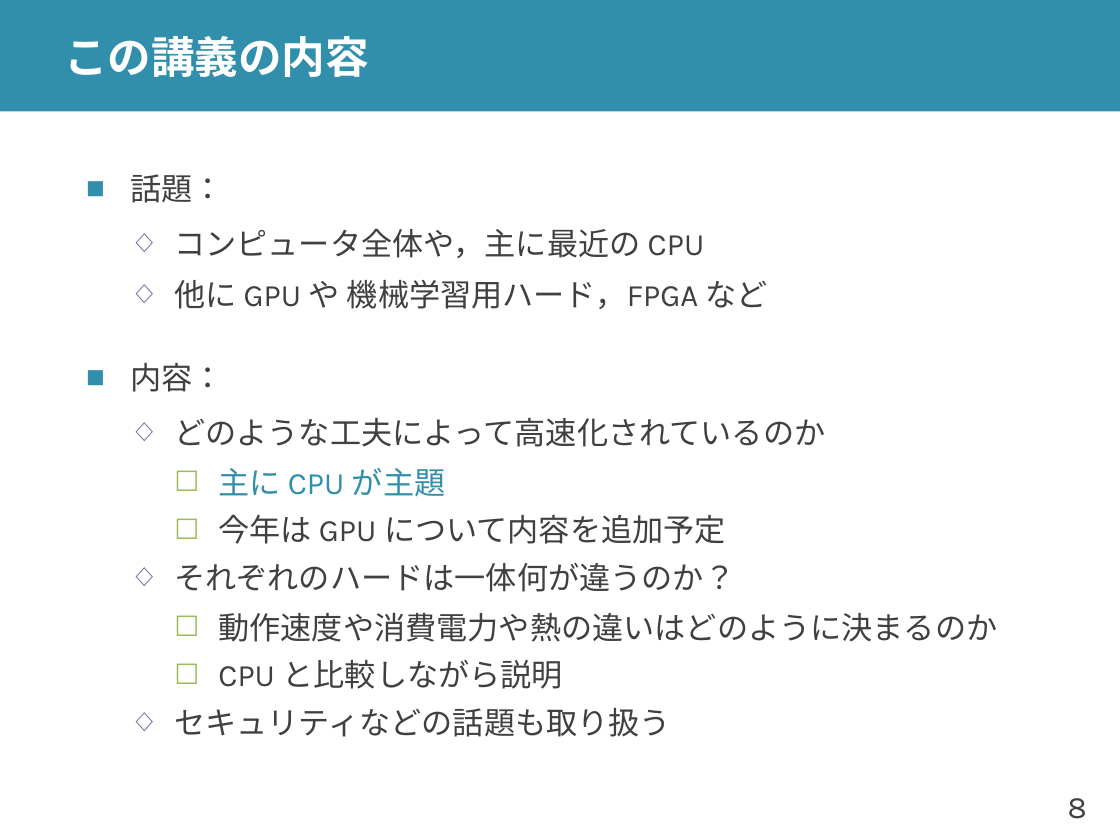
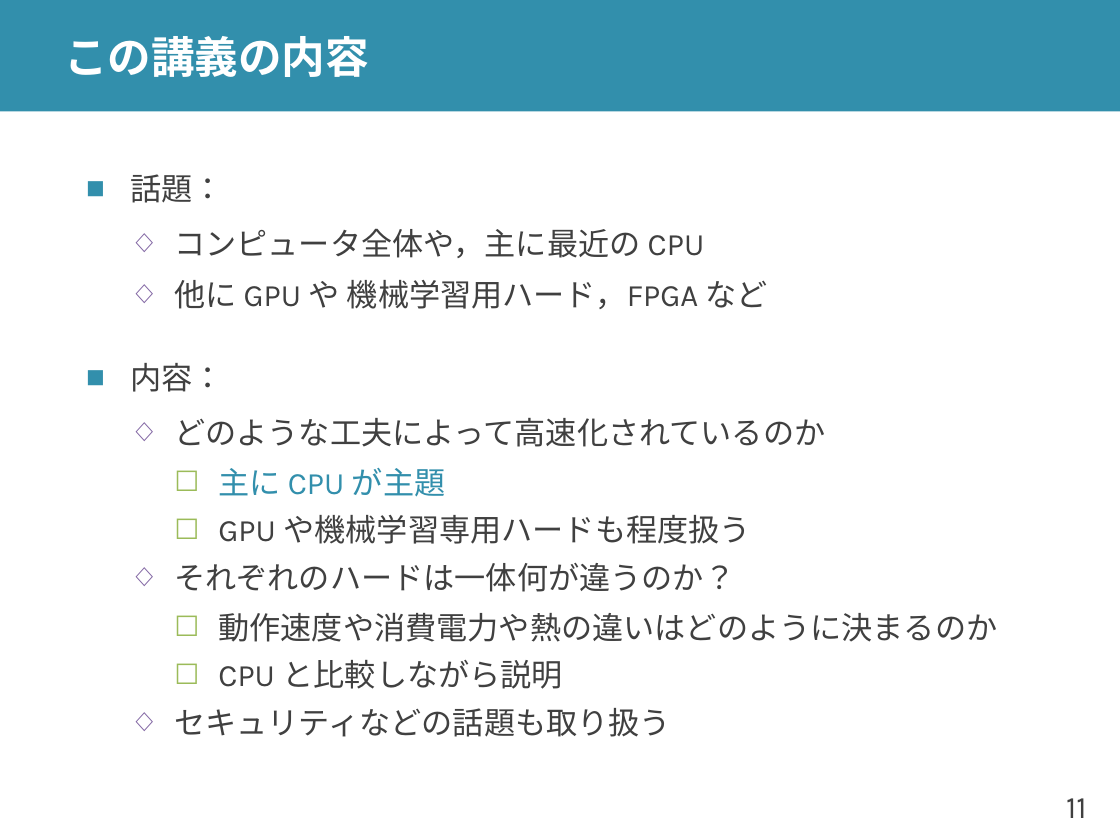
Before and after one commit to shioyadan/advanced-computer-organization, a slide deck: slide 11 of aco-shioya-00.pptx (slide 8 before the commit). Drawn at 1120x840 pixels with LibreOffice and Linux fonts; fonts in the diff are those of the drawing. Boxes give left, top, right and bottom in pixels: in the first picture for what was removed or moved away, otherwise in the second. Text is boxed around its words. In the diff, an @@ line names an element or a change of style, - is before the commit and + after.

```diff
--- a/aco-shioya-00.pptx
+++ b/aco-shioya-00.pptx
@@ text at (x1=218, y1=515, x2=751, y2=544): text changed @@
-    ☐ 今年は GPU について内容を追加予定
+    ☐ GPU や機械学習専用ハードも程度扱う
@@ page number at (x1=1066, y1=798, x2=1087, y2=818): text changed @@
-8
+11
```
Also in this commit, not shown: 10 other slides changed, 10 slides added, 1 slide removed, 1 other file.
